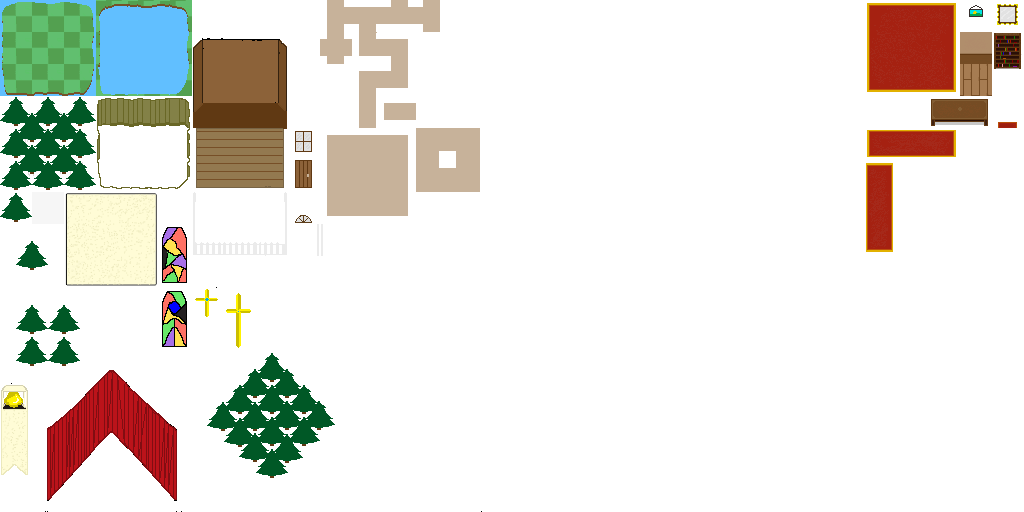
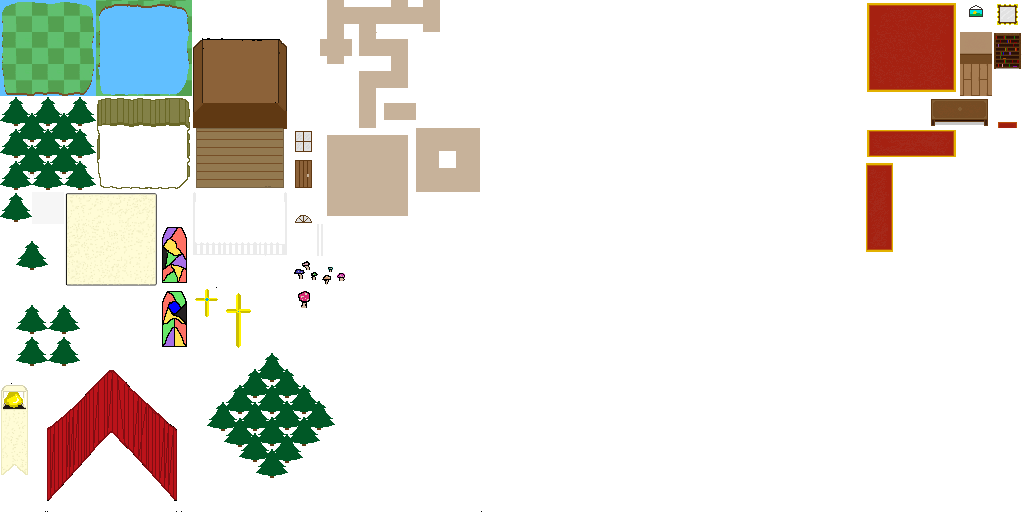
Revision of a layered w=1024, h=512 image; what changed, layer by layer:
added layer "Layer 20" above "Background" over [294, 261, 345, 308]
